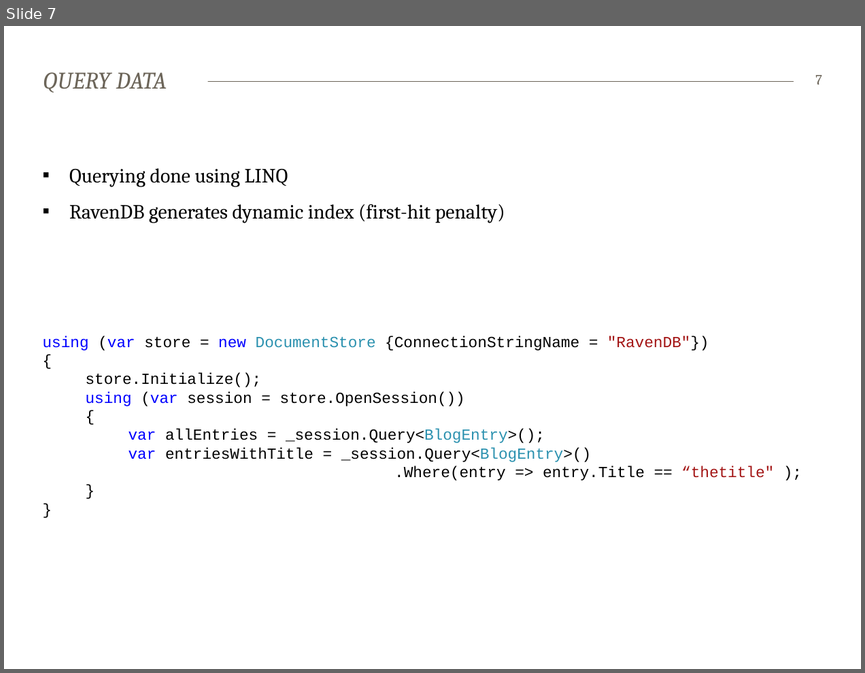
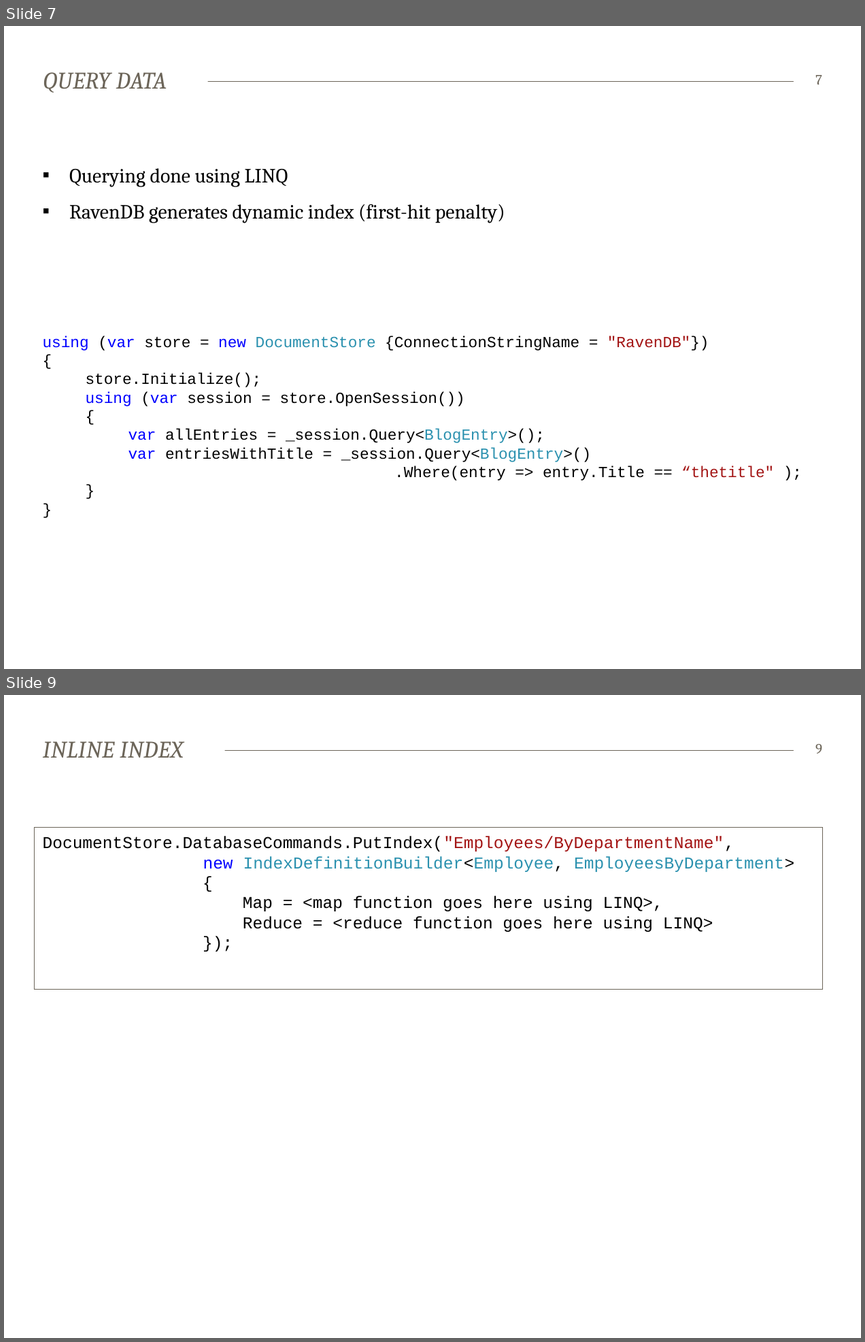
Before and after one commit to espenekvang/Intro2Raven, a slide deck: ravendb.pptx. Shown one above the other, each under a label of ours: slide 7 before the commit, slides 7 and 9 after it; the slides between them are not shown. The pictures are 865x673 and 865x1342 pixels, drawn with LibreOffice and Linux fonts; fonts in the diff are those of the drawing. Boxes give left, top, right and bottom in pixels: in the first picture for what was removed or moved away, otherwise in the second. Text is boxed around its words. In the diff, an @@ line names an element or a change of style, - is before the commit and + after.

Commit message:
Added index slides

```diff
--- a/ravendb.pptx
+++ b/ravendb.pptx
@@ slide 9 added at (4, 695, 861, 1338), background #FFFFFF; not listed: 1 template element that a slide beside it also shows @@
@@ title added at (43, 741, 184, 758), 20 pt, text #6C6559, italic @@
+INLINE INDEX
@@ page number added at (815, 744, 822, 753), 12 pt, text #6C6559 @@
+9
@@ rectangle added at (34, 828, 822, 989), outline #6C6559 0.75 pt, 14 pt, text #000000 @@
+DocumentStore.DatabaseCommands.PutIndex("Employees/ByDepartmentName",
+new IndexDefinitionBuilder<Employee, EmployeesByDepartment>
+{
+Map = <map function goes here using LINQ>,
+Reduce = <reduce function goes here using LINQ>
+});
```
Also in this commit, not shown: 2 slides changed, 2 other slides added.
